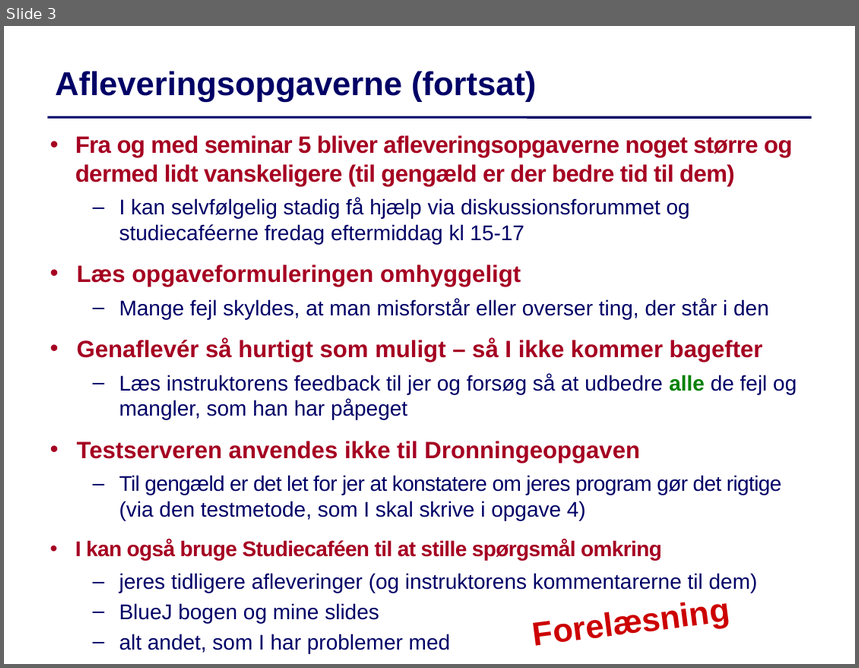
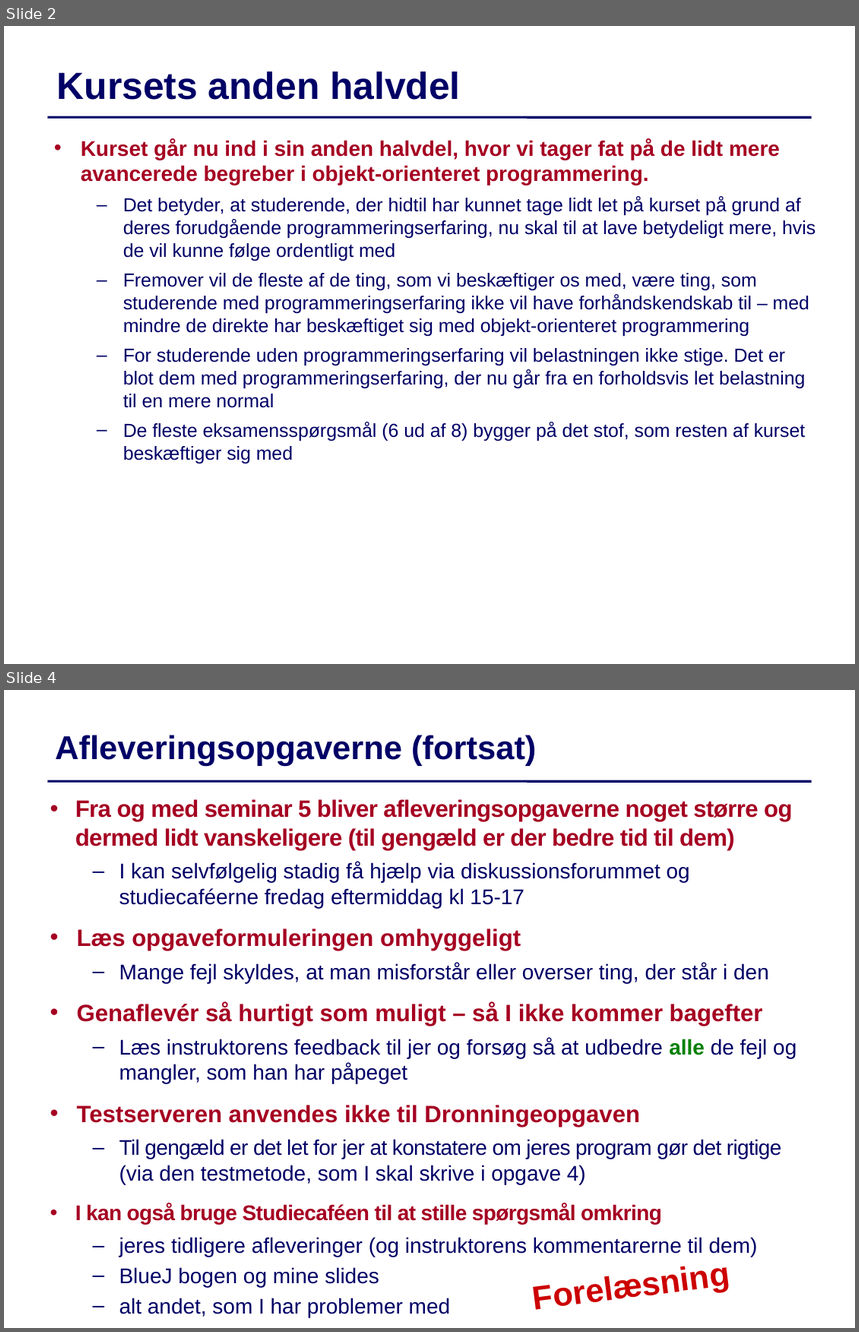
Before and after one commit to IntProgAU/Materiale, a slide deck: web/g22/status/Status5.pptx. Shown one above the other, each under a label of ours: slide 3 before the commit, slides 2 and 4 after it; the slides between them are not shown. The pictures are 859x668 and 859x1332 pixels, drawn with LibreOffice and Linux fonts; fonts in the diff are those of the drawing. Boxes give left, top, right and bottom in pixels: in the first picture for what was removed or moved away, otherwise in the second. Text is boxed around its words. In the diff, an @@ line names an element or a change of style, - is before the commit and + after.

```diff
--- a/web/g22/status/Status5.pptx
+++ b/web/g22/status/Status5.pptx
@@ slide 2 added at [4, 26, 855, 664], background #FFFFFF; not listed: 1 template element that a slide beside it also shows @@
@@ text added at [57, 72, 460, 100], 32 pt, text #000066, bold @@
+Kursets anden halvdel
@@ text added at [81, 139, 816, 464], 16 pt, text #000066 @@
+• Kurset går nu ind i sin anden halvdel, hvor vi tager fat på de lidt mere avancerede begreber i objekt-orienteret programmering.
+  – Det betyder, at studerende, der hidtil har kunnet tage lidt let på kurset på grund af deres forudgående programmeringserfaring, nu skal til at lave betydeligt mere, hvis de vil kunne følge ordentligt med
+  – Fremover vil de fleste af de ting, som vi beskæftiger os med, være ting, som studerende med programmeringserfaring ikke vil have forhåndskendskab til – med mindre de direkte har beskæftiget sig med objekt-orienteret programmering
+  – For studerende uden programmeringserfaring vil belastningen ikke stige. Det er blot dem med programmeringserfaring, der nu går fra en forholdsvis let belastning til en mere normal
+  – De fleste eksamensspørgsmål (6 ud af 8) bygger på det stof, som resten af kurset beskæftiger sig med
@@ what was slide 3 is now slide 4 @@
```
Also in this commit, not shown: 2 slides changed.
